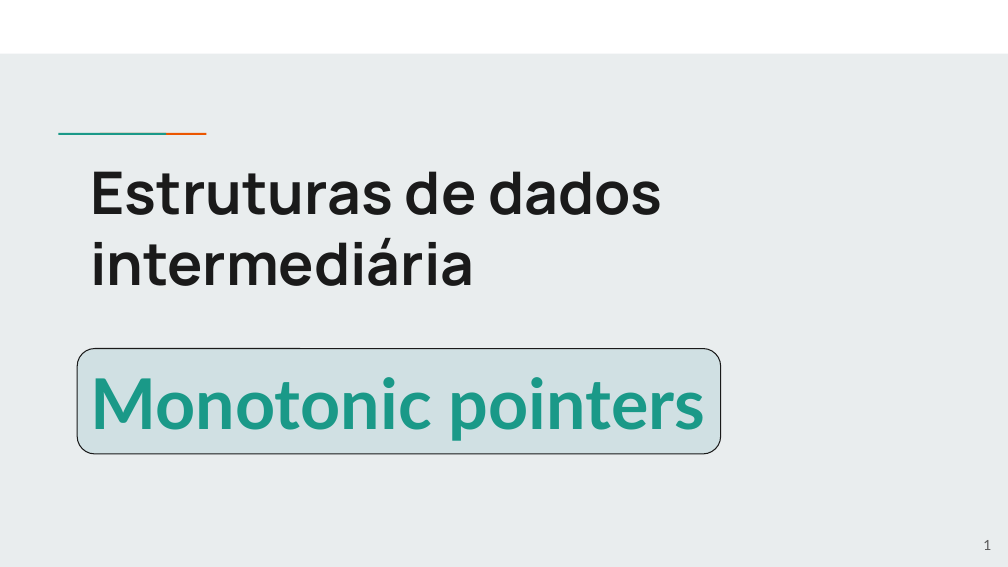
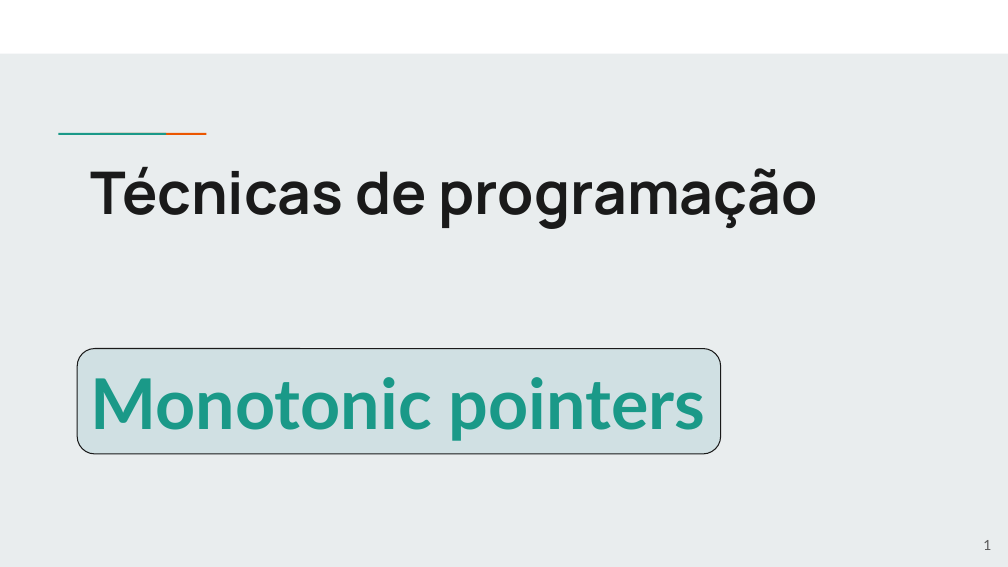
Before and after one commit to fpgues/treinamento-OBI-2023, a slide deck: slide 1 of estrategias/monotonic-pointers.pptx. Drawn at 1008x567 pixels with LibreOffice and Linux fonts; fonts in the diff are those of the drawing. Boxes give left, top, right and bottom in pixels: in the first picture for what was removed or moved away, otherwise in the second. Text is boxed around its words. In the diff, an @@ line names an element or a change of style, - is before the commit and + after.

```diff
--- a/estrategias/monotonic-pointers.pptx
+++ b/estrategias/monotonic-pointers.pptx
@@ title at (x1=90, y1=167, x2=818, y2=229): text changed @@
-Estruturas de dados intermediária
+Técnicas de programação
```
Also in this commit, not shown: 4 other slides changed, 4 slides added, 2 slides removed.
